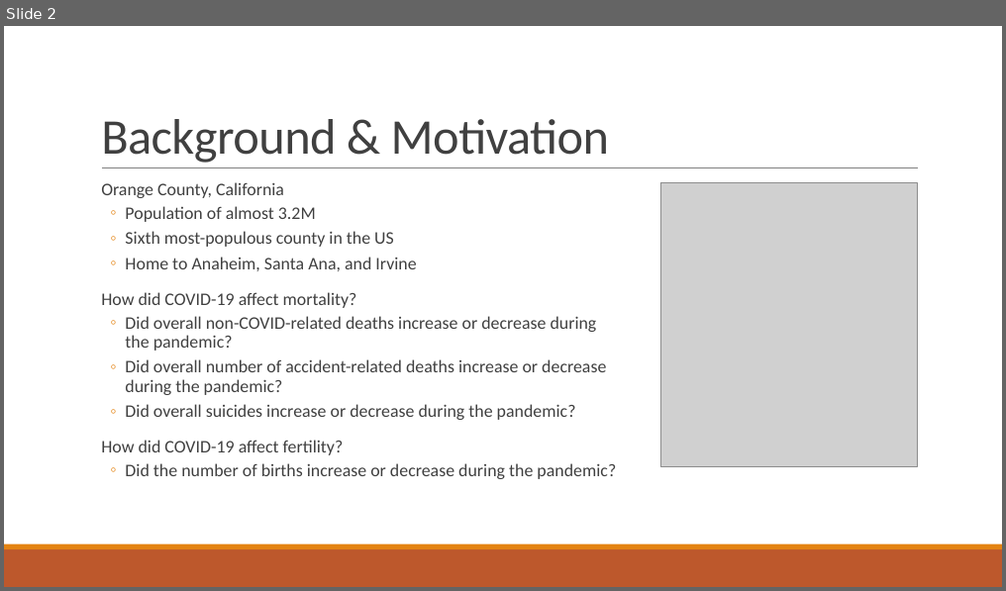
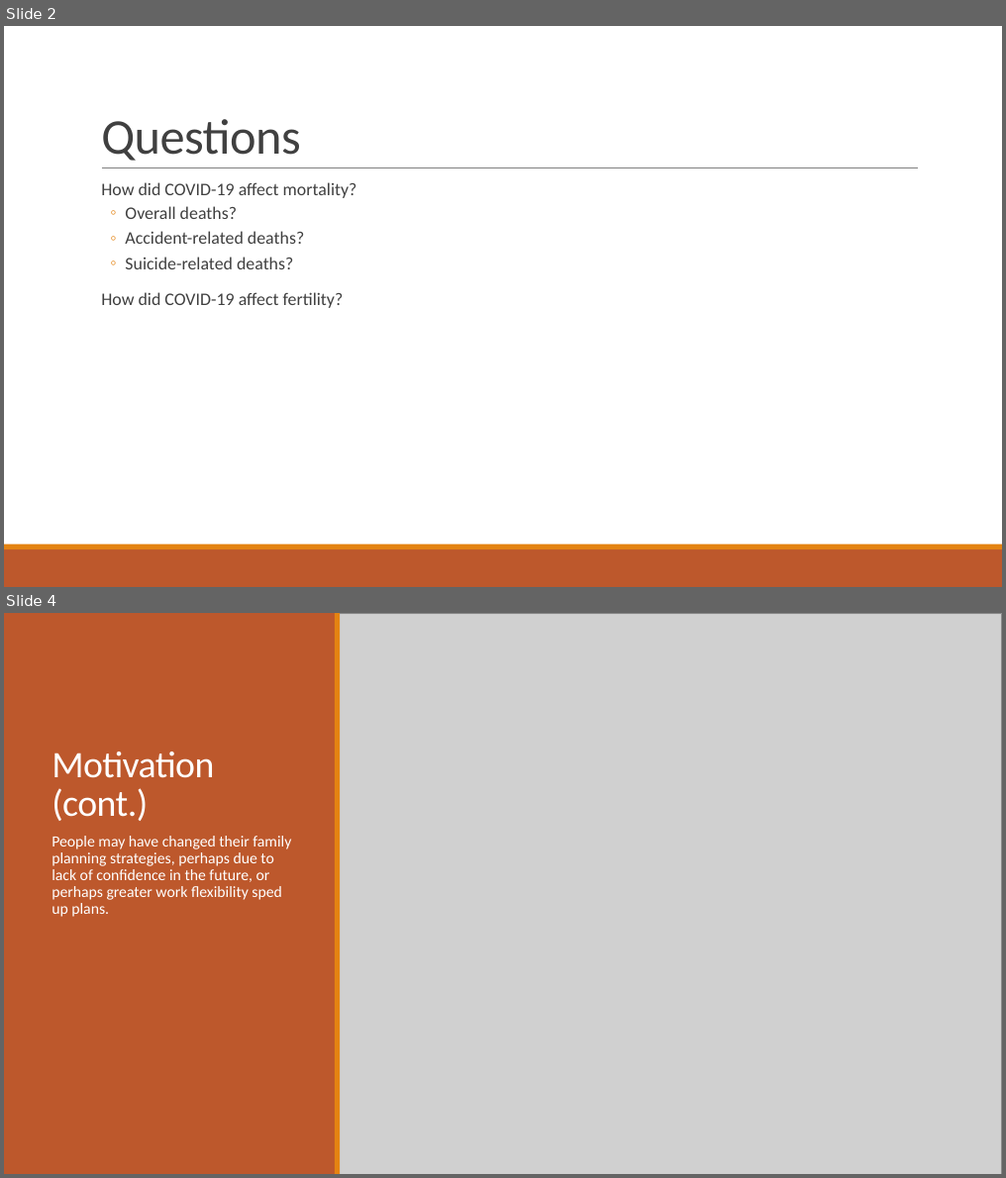
Before and after one commit to anushnap/data512-project, a slide deck: submissions/oc_county_mortality_fertility.pptx. Shown one above the other, each under a label of ours: slide 2 before the commit, slides 2 and 4 after it; the slides between them are not shown. The pictures are 1006x591 and 1006x1178 pixels, drawn with LibreOffice and Linux fonts; fonts in the diff are those of the drawing; grey boxes stand for pictures. Boxes give left, top, right and bottom in pixels: in the first picture for what was removed or moved away, otherwise in the second. Text is boxed around its words. In the diff, an @@ line names an element or a change of style, - is before the commit and + after.

```diff
--- a/submissions/oc_county_mortality_fertility.pptx
+++ b/submissions/oc_county_mortality_fertility.pptx
@@ slide 4 added at [4, 613, 1002, 1174], background #FFFFFF; not listed: 2 template elements that a slide beside it also shows @@
@@ rectangle added at [4, 613, 1002, 1174], fill #FFFFFF @@
@@ rectangle added at [4, 613, 336, 1174], fill #BD582C @@
@@ rectangle added at [335, 613, 341, 1174], fill #E48312 @@
@@ picture added at [338, 613, 1002, 1174] @@
@@ title added at [52, 752, 214, 821], 36 pt, text #FFFFFF @@
+Motivation (cont.)
@@ text added at [52, 836, 291, 917], 15 pt, text #FFFFFF @@
+  People may have changed their family planning strategies, perhaps due to lack of confidence in the future, or perhaps greater work flexibility sped up plans.
@@ slide 2 changed as well @@
@@ title at [101, 119, 301, 161]: text changed @@
-Background & Motivation
+Questions
@@ text at [101, 182, 416, 272]: paragraphs removed @@
-  Orange County, California
-  ◦ Population of almost 3.2M
-  ◦ Sixth most-populous county in the US
-  ◦ Home to Anaheim, Santa Ana, and Irvine
@@ picture removed at [660, 183, 918, 468] @@
@@ text at [125, 206, 304, 270]: text changed @@
-  ◦ Did overall non-COVID-related deaths increase or decrease during the pandemic?
-  ◦ Did overall number of accident-related deaths increase or decrease during the pandemic?
-  ◦ Did overall suicides increase or decrease during the pandemic?
+  ◦ Overall deaths?
+  ◦ Accident-related deaths?
+  ◦ Suicide-related deaths?
@@ text at [125, 464, 616, 479]: paragraph removed @@
-  ◦ Did the number of births increase or decrease during the pandemic?
```
Also in this commit, not shown: 2 other slides changed, 8 other slides added, 8 slides removed.
